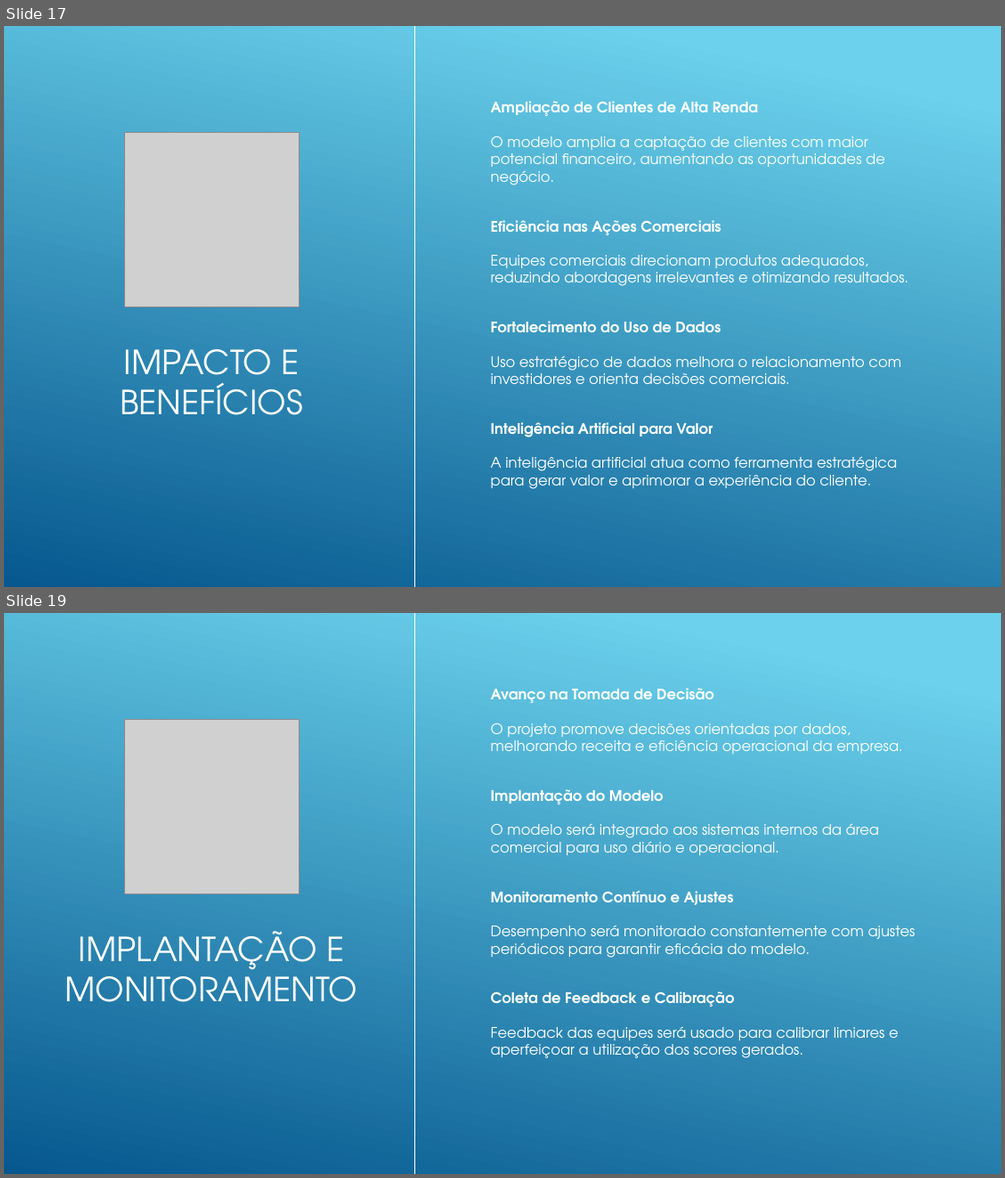
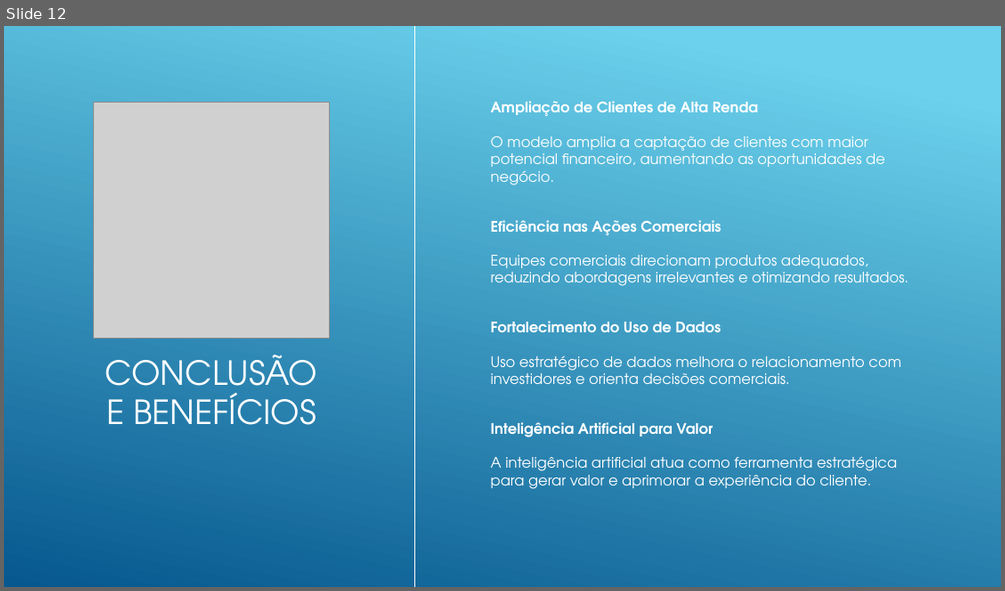
Before and after one commit to lincolngmc/caixaVersoGrupo5Modulo2, a slide deck: segmentacao_clientes_alta_renda.pptx. Shown one above the other, each under a label of ours: slides 17 and 19 before the commit, slide 12 after it; the slides between them are not shown. The pictures are 1005x1178 and 1005x591 pixels, drawn with LibreOffice and Linux fonts; fonts in the diff are those of the drawing; grey boxes stand for pictures. Boxes give left, top, right and bottom in pixels: in the first picture for what was removed or moved away, otherwise in the second. Text is boxed around its words. In the diff, an @@ line names an element or a change of style, - is before the commit and + after.

```diff
--- a/segmentacao_clientes_alta_renda.pptx
+++ b/segmentacao_clientes_alta_renda.pptx
@@ slide 19 removed at [4, 613, 1001, 1174], background gradient #6ED2EB to #06588E; not listed: 1 template element that a slide beside it also shows @@
@@ text removed at [491, 688, 915, 1058] @@
-Avanço na Tomada de Decisão
-  O projeto promove decisões orientadas por dados, melhorando receita e eficiência operacional da empresa.
-Implantação do Modelo
-  O modelo será integrado aos sistemas internos da área comercial para uso diário e operacional.
-Monitoramento Contínuo e Ajustes
-  Desempenho será monitorado constantemente com ajustes periódicos para garantir eficácia do modelo.
-Coleta de Feedback e Calibração
-  Feedback das equipes será usado para calibrar limiares e aperfeiçoar a utilização dos scores gerados.
@@ picture removed at [124, 719, 299, 893] @@
@@ title removed at [65, 931, 357, 1002] @@
-IMPLANTAÇÃO E MONITORAMENTO
@@ what was slide 17 is now slide 12 @@
@@ slide 12 changed as well @@
@@ picture: place and size @@
-picture at [124, 132, 299, 306]
+picture at [94, 103, 329, 338]
@@ title at [105, 354, 317, 425]: text changed @@
-IMPACTO E BENEFÍCIOS
+CONCLUSÃO E BENEFÍCIOS
```
Also in this commit, not shown: 3 other slides changed, 4 slides added, 10 other slides removed, 1 other file.
